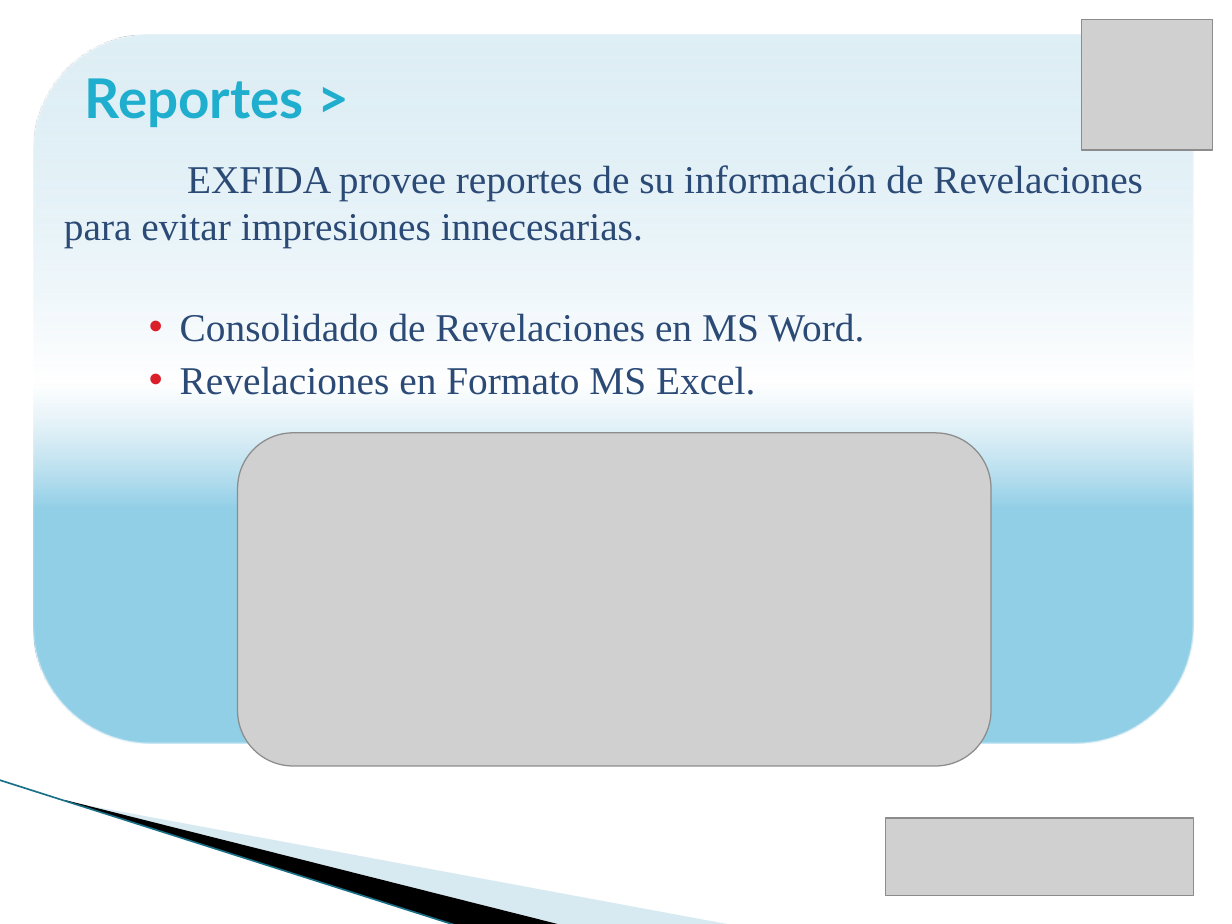
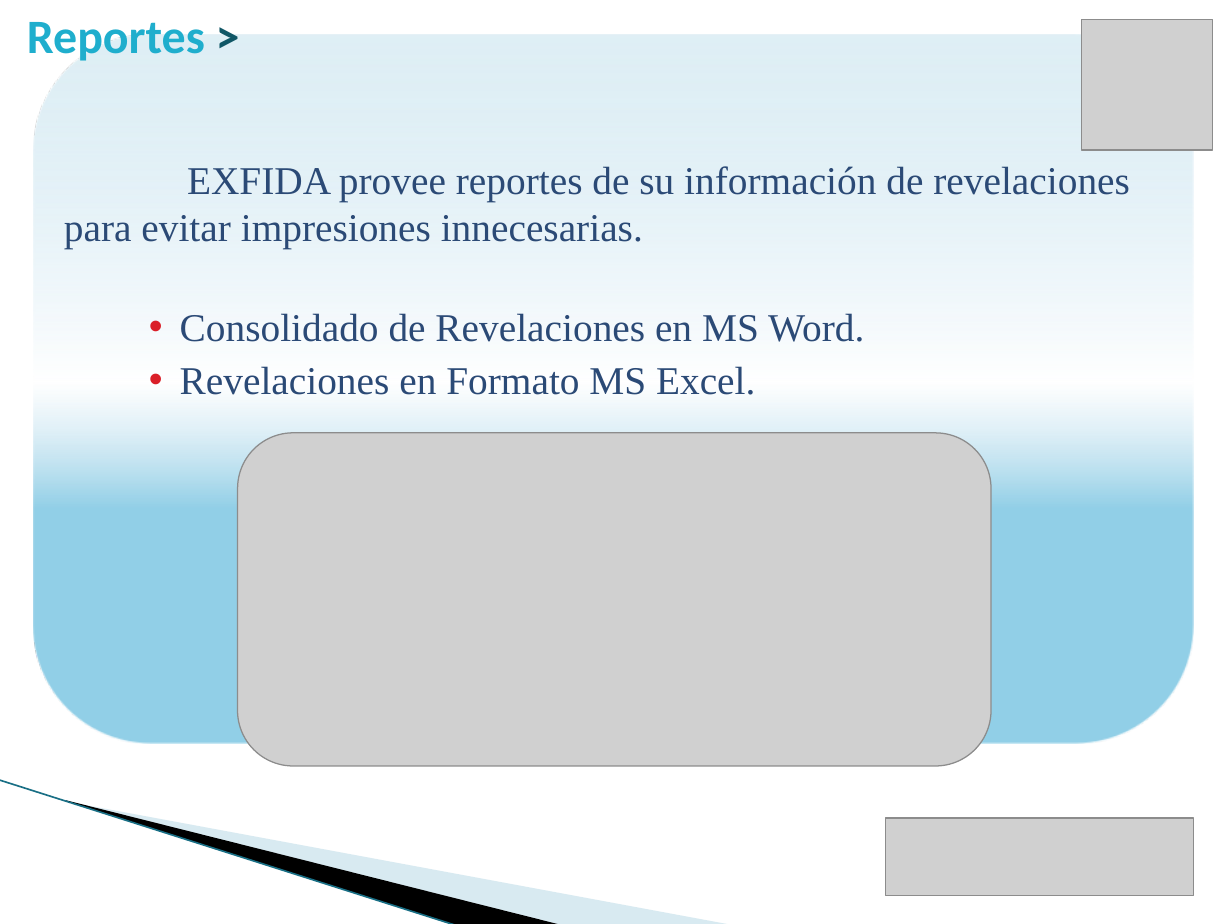
Before and after one commit to vicky1404/rev-ii, a slide deck: slide 20 of docs/comercial/brochure_2.pptx. Drawn at 1232x924 pixels with LibreOffice and Linux fonts; fonts in the diff are those of the drawing; grey boxes stand for pictures; background and template pictures are left out. Boxes give left, top, right and bottom in pixels: in the first picture for what was removed or moved away, otherwise in the second. Text is boxed around its words. In the diff, an @@ line names an element or a change of style, - is before the commit and + after.

```diff
--- a/docs/comercial/brochure_2.pptx
+++ b/docs/comercial/brochure_2.pptx
@@ text "Reportes >": place and size @@
-text "Reportes >" at (85, 78, 304, 127)
+text "Reportes >" at (27, 22, 205, 61)
@@ text "Reportes >" at (27, 22, 205, 61): size 32 to 28 pt, font Lato to Calibri; text colour #1FAECD to #105766 in ">" @@
@@ text at (64, 166, 1130, 249): text changed @@
-EXFIDA provee reportes de su información de Revelaciones para evitar impresiones innecesarias.
+EXFIDA provee reportes de su información de revelaciones para evitar impresiones innecesarias.
```
Also in this commit, not shown: 23 other slides changed.
